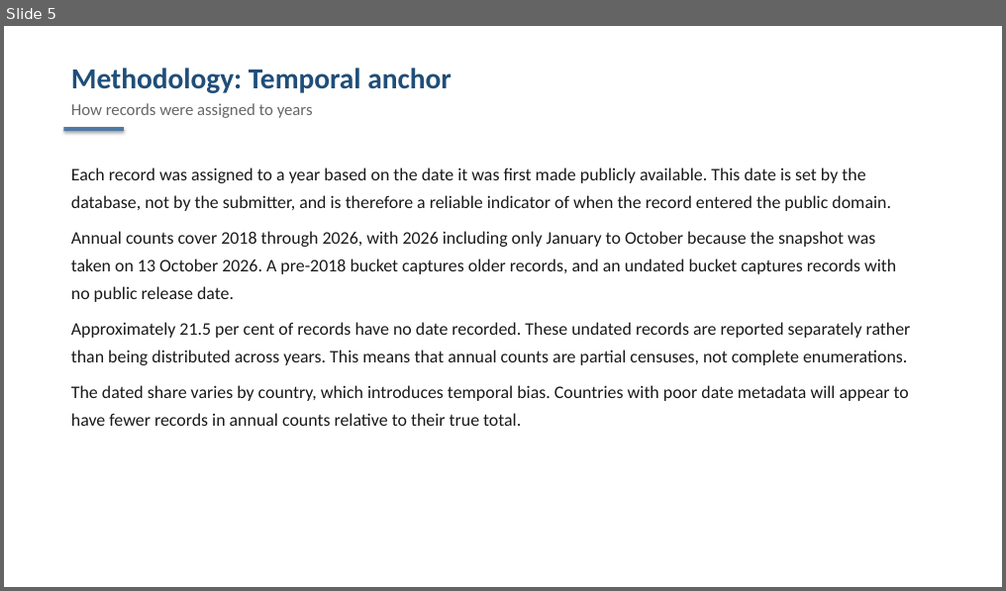
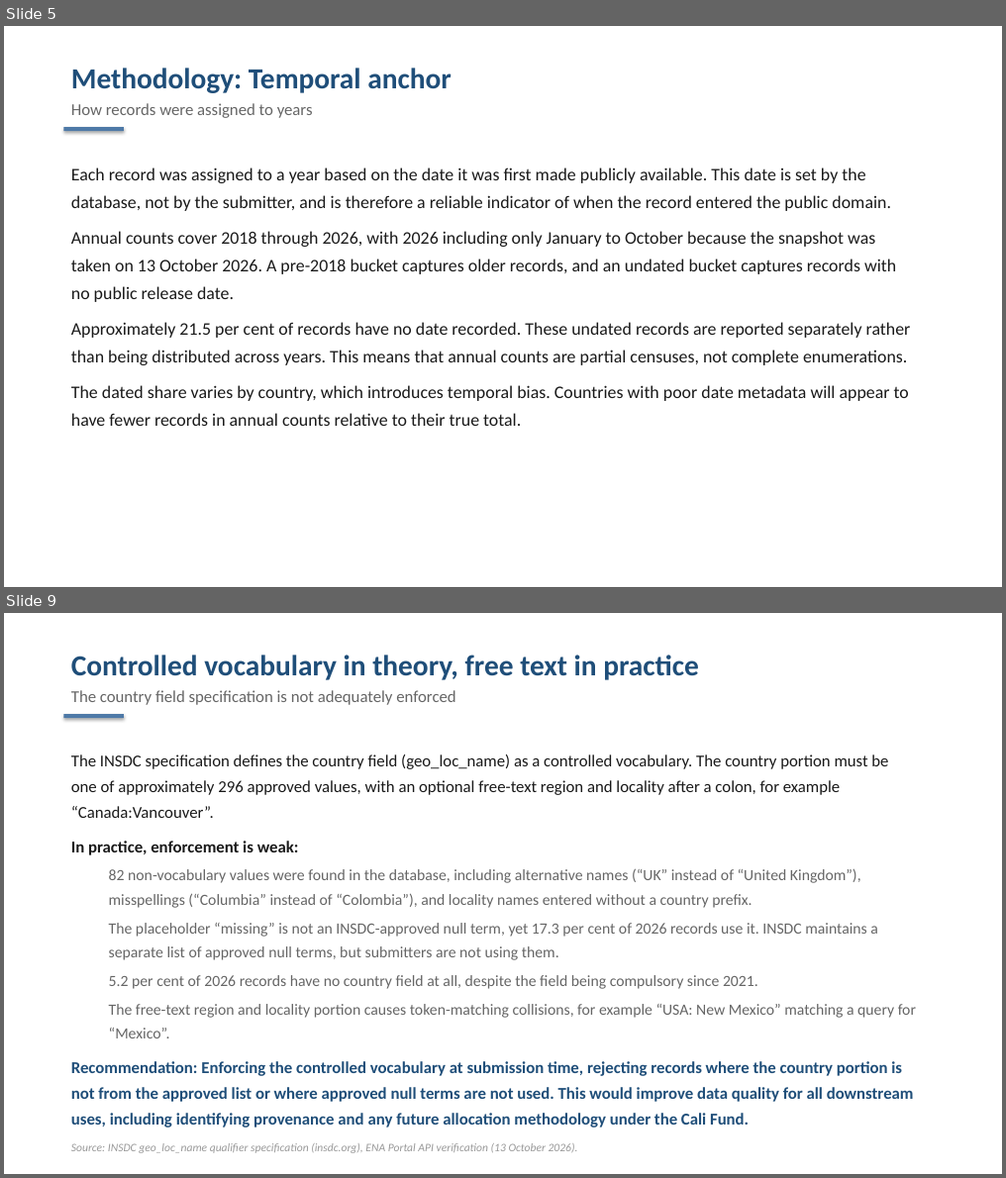
Before and after one commit to j-kind/insdc-provenance-cali-fund, a slide deck: pipeline/output/DRAFT_global_sequence_accessions.pptx. Shown one above the other, each under a label of ours: slide 5 before the commit, slides 5 and 9 after it; the slides between them are not shown. The pictures are 1006x591 and 1006x1178 pixels, drawn with LibreOffice and Linux fonts; fonts in the diff are those of the drawing. Boxes give left, top, right and bottom in pixels: in the first picture for what was removed or moved away, otherwise in the second. Text is boxed around its words. In the diff, an @@ line names an element or a change of style, - is before the commit and + after.

Commit message:
Update presentation: three-line no-country chart, substitution effect, vocabulary enforcement
- Chart now shows no-field, "missing" placeholder, and combined no-usable-country lines
- New slide: substitution effect (compulsory field reduced absences but created placeholders)
- New slide: controlled vocabulary vs free text in practice, with enforcement recommendation
- Presentation now 25 slides

```diff
--- a/pipeline/output/DRAFT_global_sequence_accessions.pptx
+++ b/pipeline/output/DRAFT_global_sequence_accessions.pptx
@@ slide 9 added at <box>4,613,1002,1174</box>, background #FFFFFF @@
@@ text added at <box>71,655,699,705</box>, 16 pt, text #666666 @@
+Controlled vocabulary in theory, free text in practice
+The country field specification is not adequately enforced
@@ rectangle added at <box>63,714,124,719</box>, fill #4E79A7 @@
@@ text added at <box>71,755,916,1128</box>, 15 pt, text #666666 @@
+The INSDC specification defines the country field (geo_loc_name) as a controlled vocabulary. The country portion must be one of approximately 296 approved values, with an optional free-text region and locality after a colon, for example “Canada:Vancouver”.
+In practice, enforcement is weak:
+  82 non-vocabulary values were found in the database, including alternative names (“UK” instead of “United Kingdom”), misspellings (“Columbia” instead of “Colombia”), and locality names entered without a country prefix.
+  The placeholder “missing” is not an INSDC-approved null term, yet 17.3 per cent of 2026 records use it. INSDC maintains a separate list of approved null terms, but submitters are not using them.
+  5.2 per cent of 2026 records have no country field at all, despite the field being compulsory since 2021.
+  The free-text region and locality portion causes token-matching collisions, for example “USA: New Mexico” matching a query for “Mexico”.
+Recommendation: Enforcing the controlled vocabulary at submission time, rejecting records where the country portion is not from the approved list or where approved null terms are not used. This would improve data quality for all downstream uses, including identifying provenance and any future allocation methodology under the Cali Fund.
@@ text added at <box>71,1144,578,1154</box>, 11 pt, text #999999, italic @@
+Source: INSDC geo_loc_name qualifier specification (insdc.org), ENA Portal API verification (13 October 2026).
```
Also in this commit, not shown: 10 slides changed, 2 other slides added, 1 slide removed, 1 other file.
